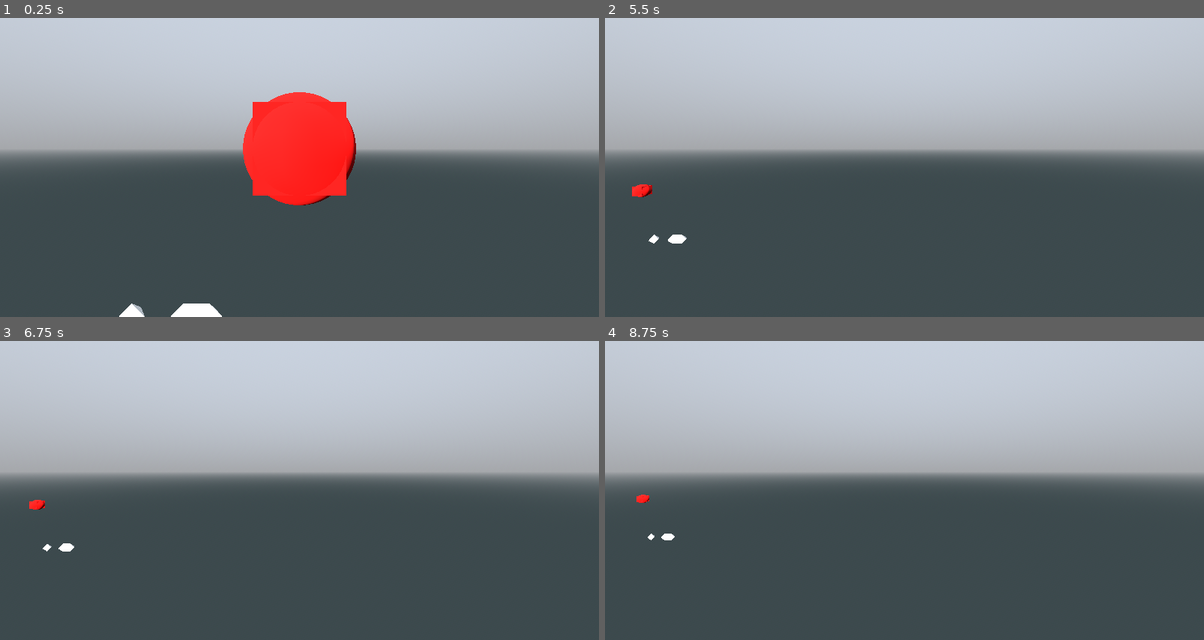
Above: before the commit, frames 1-4 (two rows, left to right).
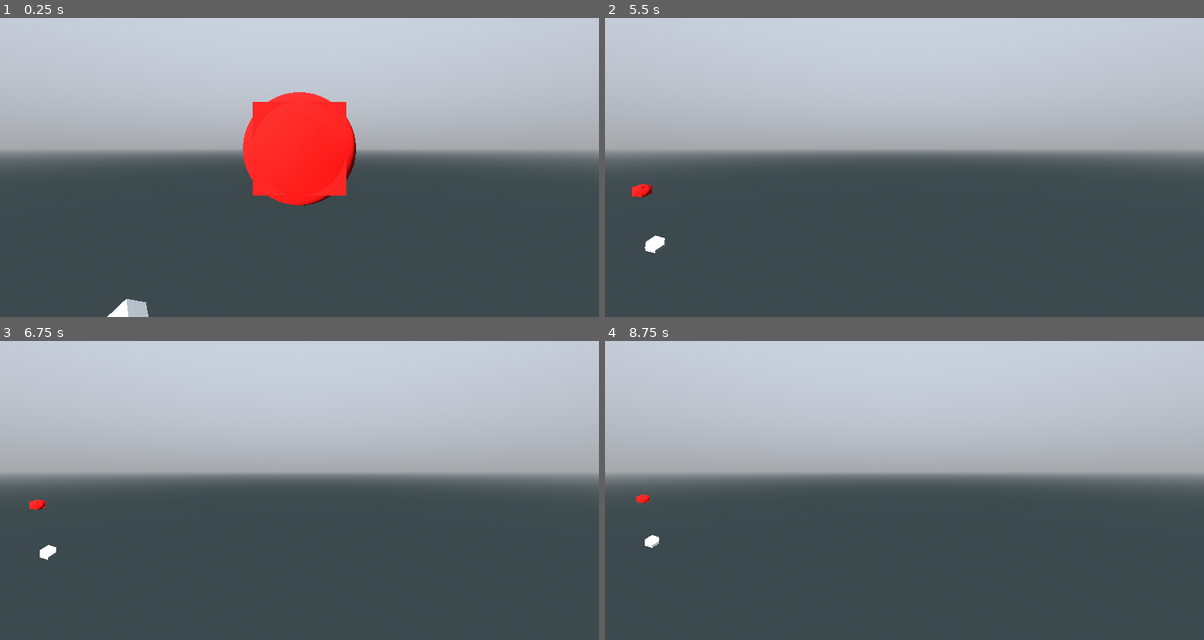
Above: after the commit, the same moments.

Repository: pixerhp/Hatchetflair
Game: Godot game, scene res://topscenes/gameplay_topscene.tscn
Same seed, same stepped clock (60 frames per second), same inputs: the game is played once before the commit and once after it.
Inputs (mouse positions are in pixels of both pictures, inside the frame that each line leads up to):
- Up to frame 1 (0.25 s): no input
- Up to frame 2 (5.5 s): tap Enter at 0.5, 2, 3.5 s; move the mouse to (1036, 131) at 0.52 s; hold D (move_right) 0.53-1.28 s; hold Shift (speed_faster) 0.53-1.28 s; click (1036, 131) at 0.67 s; tap Space (move_jump_up) at 1.25, 2.75, 4.25 s; move the mouse to (784, 164) at 1.27 s; hold S (move_backwards) 1.28-2.03 s; tap Ctrl (speed_slower) at 1.35, 2.85, 4.35 s; move the mouse to (964, 74) at 2.02 s; hold D (move_right) 2.03-2.78 s; hold Shift (speed_faster) 2.03-2.78 s; move the mouse to (874, 215) at 2.77 s; hold W (move_forwards) 2.78-3.53 s; click (874, 215) at 2.92 s; move the mouse to (1084, 200) at 3.52 s; hold Shift (speed_faster) 3.53-4.28 s; hold A (move_left) 3.53-5.03 s; move the mouse to (724, 98) at 4.27 s; move the mouse to (934, 149) at 5.02 s; hold S (move_backwards) from 5.03 s (still down); hold Shift (speed_faster) from 5.03 s (still down); click (934, 149) at 5.17 s
- Up to frame 3 (6.75 s): move the mouse to (209, 388) at 5.77 s; release S (move_backwards) at 5.78 s; release Shift (speed_faster) at 5.78 s; hold D (move_right) 5.78-6.53 s; tap Ctrl (speed_slower) at 5.85 s; move the mouse to (431, 454) at 6.52 s; hold W (move_forwards) from 6.53 s (still down); hold Shift (speed_faster) from 6.53 s (still down)
- Up to frame 4 (8.75 s): move the mouse to (784, 487) at 7.27 s; release W (move_forwards) at 7.28 s; release Shift (speed_faster) at 7.28 s; hold D (move_right) 7.28-8.03 s; tap Ctrl (speed_slower) at 7.35 s; click (784, 487) at 7.42 s; move the mouse to (964, 397) at 8.02 s; hold S (move_backwards) from 8.03 s (still down); hold Shift (speed_faster) from 8.03 s (still down)

The runs differ from the first frame. In frame 1, 0.5% of the frame differs, in the area x 17-38%, y 93-100%; in frame 2, 0.2%; in frame 3, 0.1%; in frame 4, 0.1%.

Commit message:
Disimplement chunk mesh indexing

Diff:
--- a/scripts/tchunks_manager.gd
+++ b/scripts/tchunks_manager.gd
@@ -90,7 +90,7 @@
 		var mesh_surface: Array = []
 		mesh_surface.resize(Mesh.ARRAY_MAX)
 		mesh_surface[Mesh.ARRAY_VERTEX] = surf_verts
-		mesh_surface[Mesh.ARRAY_INDEX] = surf_inds
+		#mesh_surface[Mesh.ARRAY_INDEX] = surf_inds
 		mesh_surface[Mesh.ARRAY_NORMAL] = surf_norms
 
 		array_mesh.add_surface_from_arrays(
@@ -101,6 +101,9 @@
 		test_mat.albedo_color = Color.WHITE
 		array_mesh.surface_set_material(0, test_mat)
 		mesh_instance_node.mesh = array_mesh
+
+		print(surf_verts.size())
+		print(surf_norms.size())
 
 	func mesh_march(
 		pos: Vector3i, tc_27: Array[TChunk],
@@ -130,7 +133,7 @@
 		for i in range(WU.ts_march_inds[state].size()):
 			verts_ref.append(WU.ts_march_pattern_verts[WU.ts_march_inds[state][i]] +
 				(Vector3(pos) - WU.TCHUNK_HS3))
-			inds_ref.append(verts_ref.size() - 1)
+			#inds_ref.append(verts_ref.size() - 1)
 			if i%3 == 2:
 				norms_ref.append(WU.triangle_normal_vector(PackedVector3Array([
 					verts_ref[verts_ref.size()-3], verts_ref[verts_ref.size()-2], verts_ref[verts_ref.size()-1],
@@ -152,13 +155,27 @@
 					# if {known that the cube would be covered} then 'continue' else pass to face meshing
 					pass
 				TILE_SHAPE.TESS_CUBE, TILE_SHAPE.TESS_RHOMBDO, _: continue
-			for k: int in range(4):
-				verts_ref.append(Vector3(pos) + WU.ts_tess_cube_verts[(4*j)+k])
-				norms_ref.append(Vector3(WU.ts_tess_cube_move[j]))
-			inds_ref.append_array([
-				verts_ref.size()-4, verts_ref.size()-3, verts_ref.size()-2,
-				verts_ref.size()-3, verts_ref.size()-1, verts_ref.size()-2,
-			])
+			for k: int in range(1):
+				#verts_ref.append(Vector3(pos) + WU.ts_tess_cube_verts[(4*j)+k])
+
+				verts_ref.append(Vector3(pos) + WU.ts_tess_cube_verts[(4*j)+0])
+				verts_ref.append(Vector3(pos) + WU.ts_tess_cube_verts[(4*j)+1])
+				verts_ref.append(Vector3(pos) + WU.ts_tess_cube_verts[(4*j)+2])
+
+				verts_ref.append(Vector3(pos) + WU.ts_tess_cube_verts[(4*j)+1])
+				verts_ref.append(Vector3(pos) + WU.ts_tess_cube_verts[(4*j)+3])
+				verts_ref.append(Vector3(pos) + WU.ts_tess_cube_verts[(4*j)+2])
+
+				norms_ref.append(Vector3(WU.ts_tess_cube_move[j]))
+				norms_ref.append(Vector3(WU.ts_tess_cube_move[j]))
+				norms_ref.append(Vector3(WU.ts_tess_cube_move[j]))
+				norms_ref.append(Vector3(WU.ts_tess_cube_move[j]))
+				norms_ref.append(Vector3(WU.ts_tess_cube_move[j]))
+				norms_ref.append(Vector3(WU.ts_tess_cube_move[j]))
+			#inds_ref.append_array([
+				#verts_ref.size()-4, verts_ref.size()-3, verts_ref.size()-2,
+				#verts_ref.size()-3, verts_ref.size()-1, verts_ref.size()-2,
+			#])
 
 	func mesh_tess_rhombdo(
 		pos: Vector3i, tc_27: Array[TChunk],
@@ -178,48 +195,53 @@
 				] in PackedInt32Array([TILE_SHAPE.TESS_CUBE, TILE_SHAPE.TESS_RHOMBDO]):
 					tri_cull_data -= (k + 1)
 			match tri_cull_data:
-				0:
-					continue
-				1:
+				0b00:
+					continue
+				0b01:
 					verts_ref.append_array([
 						Vector3(pos) + WU.ts_tess_rhombdo_verts[(j * 4)],
 						Vector3(pos) + WU.ts_tess_rhombdo_verts[(j * 4) + 1],
 						Vector3(pos) + WU.ts_tess_rhombdo_verts[(j * 4) + 2],
 					])
-				2:
+				0b10:
 					verts_ref.append_array([
 						Vector3(pos) + WU.ts_tess_rhombdo_verts[(j * 4) + 1],
 						Vector3(pos) + WU.ts_tess_rhombdo_verts[(j * 4) + 3],
 						Vector3(pos) + WU.ts_tess_rhombdo_verts[(j * 4) + 2],
 					])
-				3:
+				0b11:
 					verts_ref.append_array([
 						Vector3(pos) + WU.ts_tess_rhombdo_verts[(j * 4)],
 						Vector3(pos) + WU.ts_tess_rhombdo_verts[(j * 4) + 1],
 						Vector3(pos) + WU.ts_tess_rhombdo_verts[(j * 4) + 2],
+
+						Vector3(pos) + WU.ts_tess_rhombdo_verts[(j * 4) + 1],
 						Vector3(pos) + WU.ts_tess_rhombdo_verts[(j * 4) + 3],
+						Vector3(pos) + WU.ts_tess_rhombdo_verts[(j * 4) + 2],
 					])
 			match tri_cull_data:
-				1, 2:
+				0b01, 0b10:
 					norms_ref.append_array([
 						WU.ts_tess_rhombdo_norms[j],
 						WU.ts_tess_rhombdo_norms[j],
 						WU.ts_tess_rhombdo_norms[j],
 					])
-					inds_ref.append_array([
-						verts_ref.size()-3, verts_ref.size()-2, verts_ref.size()-1,
-					])
-				3:
+					#inds_ref.append_array([
+						#verts_ref.size()-3, verts_ref.size()-2, verts_ref.size()-1,
+					#])
+				0b11:
 					norms_ref.append_array([
 						WU.ts_tess_rhombdo_norms[j],
 						WU.ts_tess_rhombdo_norms[j],
 						WU.ts_tess_rhombdo_norms[j],
 						WU.ts_tess_rhombdo_norms[j],
-					])
-					inds_ref.append_array([
-						verts_ref.size()-4, verts_ref.size()-3, verts_ref.size()-2,
-						verts_ref.size()-3, verts_ref.size()-1, verts_ref.size()-2,
-					])
+						WU.ts_tess_rhombdo_norms[j],
+						WU.ts_tess_rhombdo_norms[j],
+					])
+					#inds_ref.append_array([
+						#verts_ref.size()-4, verts_ref.size()-3, verts_ref.size()-2,
+						#verts_ref.size()-3, verts_ref.size()-1, verts_ref.size()-2,
+					#])
 
 func _init():
 	TChunk.blank_tc27.resize(27)
@@ -229,13 +251,15 @@
 	var test_chunk: TChunk = TChunk.new()
 	test_chunk.tile_shapes.fill(TILE_SHAPE.EMPTY)
 	#test_chunk.randomize_tiles()
+	test_chunk.tile_shapes[0] = TILE_SHAPE.TESS_RHOMBDO
 
 	#test_chunk.tile_shapes[test_chunk.tile_shapes.size() - 1] = TILE_SHAPE.ANG_MARCH
 
-	test_chunk.tile_shapes[273] = TILE_SHAPE.SMO_MARCH
-
-	test_chunk.tile_shapes[275] = TILE_SHAPE.SMO_MARCH
-	test_chunk.tile_shapes[276] = TILE_SHAPE.SMO_MARCH
+
+	#test_chunk.tile_shapes[273] = TILE_SHAPE.SMO_MARCH
+	#
+	#test_chunk.tile_shapes[275] = TILE_SHAPE.SMO_MARCH
+	#test_chunk.tile_shapes[276] = TILE_SHAPE.SMO_MARCH
 
 	test_chunk.generate_mesh()
 	add_child(test_chunk.mesh_instance_node)
